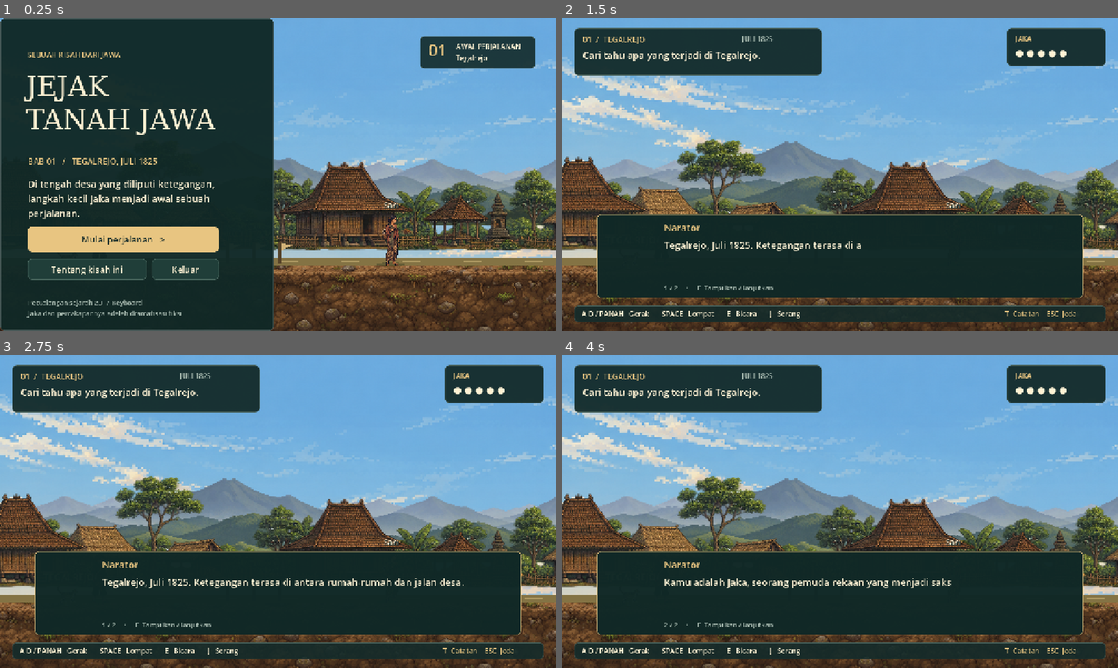
Above: before the commit, frames 1-4 (two rows, left to right).
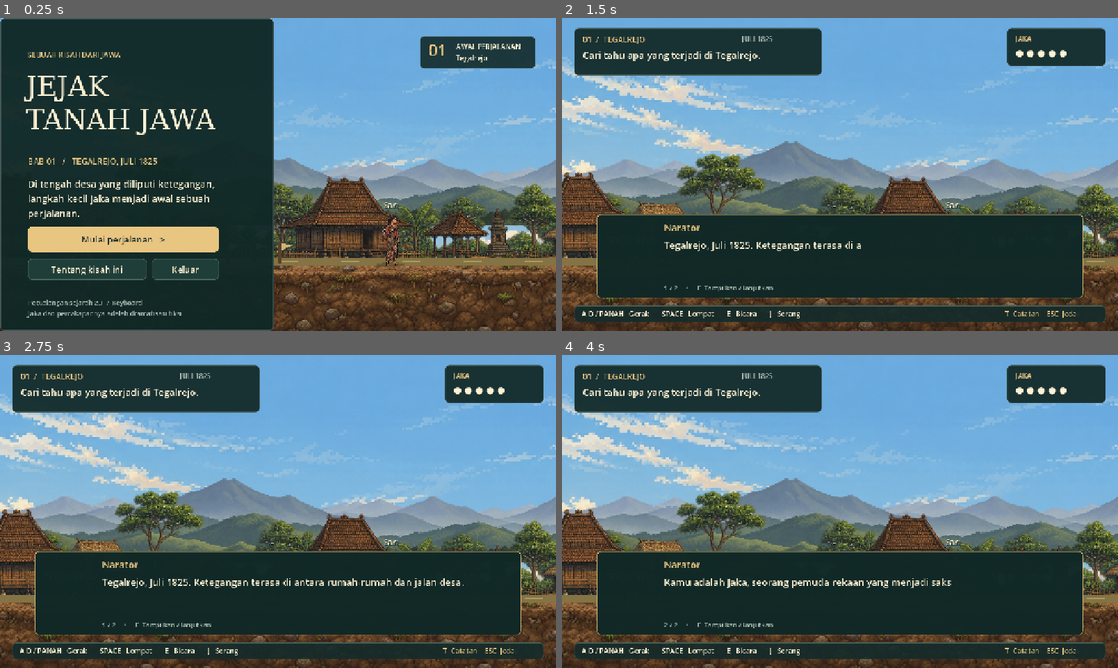
Above: after the commit, the same moments.

Repository: BimzDilaga/JejakTanahJawa
Game: Godot game, scene res://bab_tegalrejo.tscn
Same seed, same stepped clock (60 frames per second), same inputs: the game is played once before the commit and once after it.
Inputs (mouse positions are in pixels of both pictures, inside the frame that each line leads up to):
- Up to frame 1 (0.25 s): no input
- Up to frame 2 (1.5 s): click "Mulai perjalanan >" at 0.5 s; move the mouse to (962, 158) at 1.27 s; hold D (move_right) from 1.28 s (still down); tap J (attack) at 1.35 s; click (962, 158) at 1.42 s
- Up to frame 3 (2.75 s): keep holding D (move_right); tap Space (jump) at 1.52, 2.27 s; move the mouse to (166, 527) at 2.02 s; tap J (attack) at 2.1 s
- Up to frame 4 (4 s): tap Enter at 2.75 s; move the mouse to (895, 442) at 2.77 s; release D (move_right) at 2.78 s; hold A (move_left) 2.78-3.53 s; hold E (interact) 2.78-3.53 s; tap J (attack) at 3.05, 3.8 s; move the mouse to (812, 574) at 3.52 s; hold D (move_right) from 3.53 s (still down); tap T (journal) at 3.6 s; click (812, 574) at 3.67 s; tap Space (jump) at 3.77 s

The runs differ from the first frame. In frame 1, 8.8% of the frame differs, in the area x 49-100%, y 46-77%; in frame 2, 9.9%, in the area x 0-100%, y 38-77%; in frame 3, 9.9%; in frame 4, 9.9%.

Commit message:
Ground Tegalrejo village art and show rifle attack

Diff:
--- a/player.gd
+++ b/player.gd
@@ -120,7 +120,7 @@
 	anim.modulate = Color(1.0, 0.64, 0.48) if hurt_time > 0.0 else Color.WHITE
 	if invulnerable_time > 0.0:
 		anim.modulate.a = 0.45 if int(invulnerable_time * 14.0) % 2 == 0 else 1.0
-	anim.rotation = -0.12 * facing if is_attacking else 0.0
+	anim.rotation = 0.0
 	if is_attacking:
 		anim.play("idle")
 	elif not is_on_floor():
@@ -135,7 +135,11 @@
 	draw_circle(Vector2.ZERO, 26.0, Color(0.06, 0.08, 0.06, 0.3))
 	draw_set_transform(Vector2.ZERO)
 	if is_attacking:
-		var center: Vector2 = Vector2(22.0 * facing, -62.0)
-		var angle: float = 0.0 if facing > 0 else PI
-		draw_arc(center, 91.0, angle - 0.65, angle + 0.65, 20, Color(1.0, 0.83, 0.40, 0.9), 5.0, true)
-		draw_arc(center, 80.0, angle - 0.45, angle + 0.45, 16, Color(1.0, 0.95, 0.74, 0.75), 2.0, true)
+		# A clear, non-graphic rifle silhouette and brief shot line replace the hand-swing arc.
+		var direction := float(facing)
+		draw_line(Vector2(-10.0 * direction, -66), Vector2(43.0 * direction, -76), Color("5c3925"), 10.0, true)
+		draw_line(Vector2(16.0 * direction, -71), Vector2(64.0 * direction, -80), Color("343b39"), 6.0, true)
+		draw_line(Vector2(20.0 * direction, -67), Vector2(38.0 * direction, -57), Color("5c3925"), 5.0, true)
+		if attack_timer <= 0.19 and attack_timer > 0.10:
+			draw_line(Vector2(67.0 * direction, -80), Vector2(139.0 * direction, -80), Color(1.0, 0.86, 0.55, 0.9), 3.0, true)
+			draw_circle(Vector2(67.0 * direction, -80), 7.0, Color(1.0, 0.8, 0.35, 0.9))
--- a/scripts/chapter_one.gd
+++ b/scripts/chapter_one.gd
@@ -85,7 +85,7 @@
 	for i in range(-1, 4):
 		_region_sprite(mountains, "res://assets/Background/Tegalrejo/tegalrejo_mountains.png", Rect2(0, 330, 2172, 310), Vector2(i * 1500, 265), Vector2(0.7, 0.7))
 	for i in range(3):
-		_region_sprite(world, "res://assets/Background/Tegalrejo/tegalrejo_village.png", Rect2(0, 265, 2172, 355), Vector2(i * 1954 - 180, 232), Vector2(0.9, 0.9))
+		_region_sprite(world, "res://assets/Background/Tegalrejo/tegalrejo_village.png", Rect2(0, 265, 2172, 355), Vector2(i * 1954 - 180, 266), Vector2(0.9, 0.9))
 	for i in range(4):
 		_region_sprite(world, "res://assets/Background/Tegalrejo/ground.png", Rect2(0, 346, 2172, 378), Vector2(i * 1303 - 100, 564), Vector2(0.6, 0.6))
 	_solid(Vector2(WORLD_WIDTH / 2, FLOOR_Y + 100), Vector2(WORLD_WIDTH + 400, 200))
